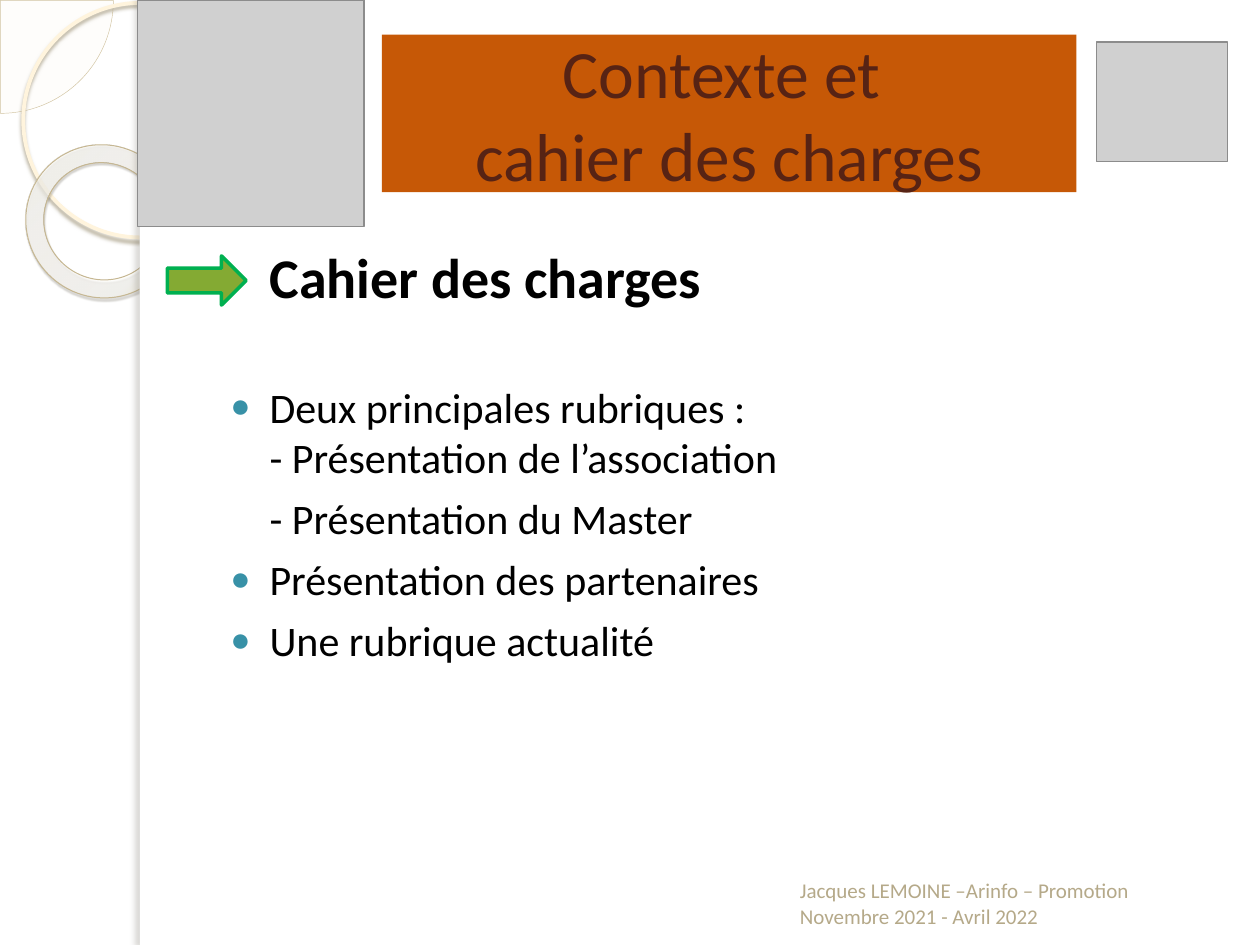
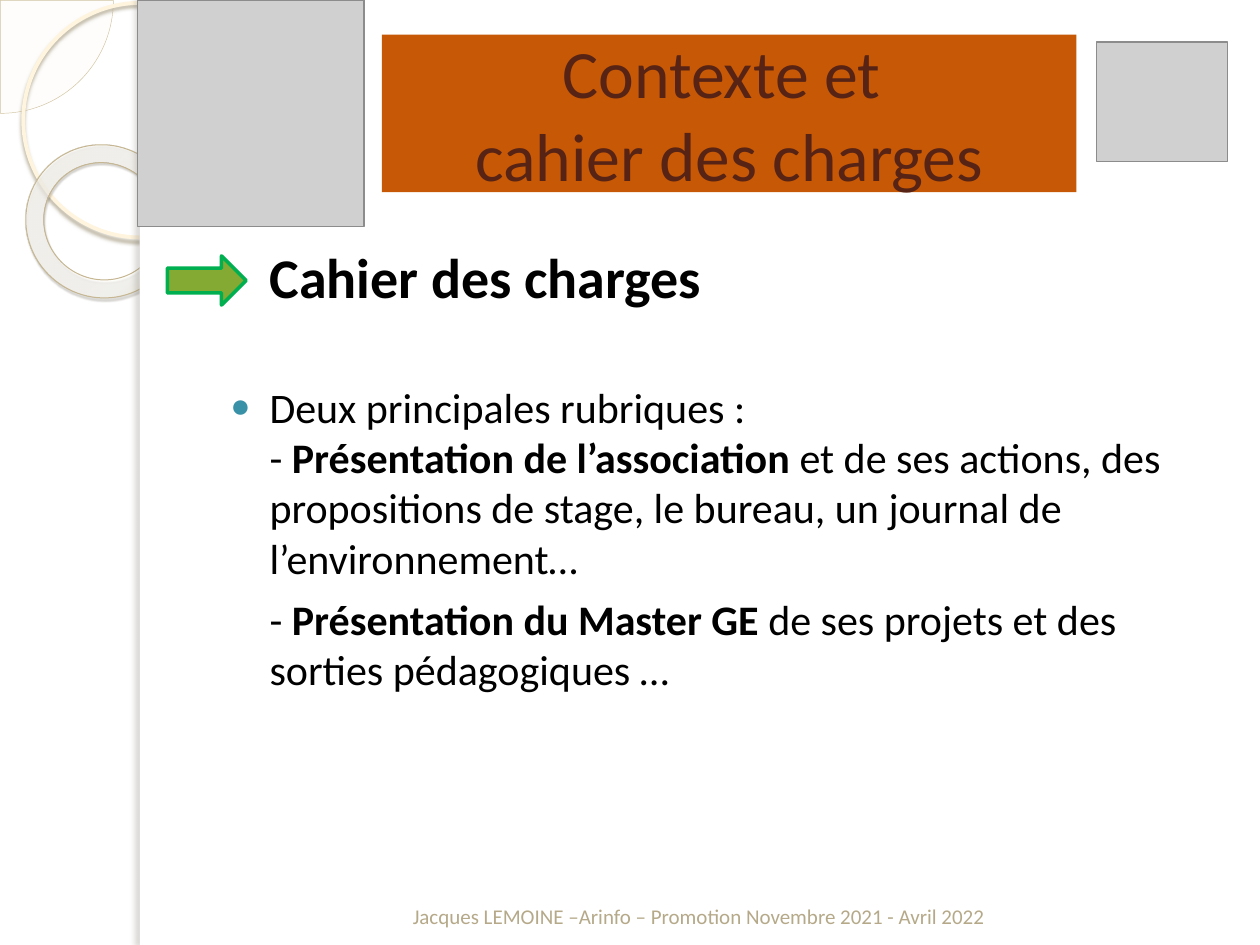
Before and after one commit to jacquesLemoine44/AssociationPaulGreen, a slide deck: slide 5 of DocumentationsProjet/Jacques.Lemoine-Présentation.pptx. Drawn at 1260x945 pixels with LibreOffice and Linux fonts; fonts in the diff are those of the drawing; grey boxes stand for pictures; background and template pictures are left out. Boxes give left, top, right and bottom in pixels: in the first picture for what was removed or moved away, otherwise in the second. Text is boxed around its words. In the diff, an @@ line names an element or a change of style, - is before the commit and + after.

```diff
--- a/DocumentationsProjet/Jacques.Lemoine-Présentation.pptx
+++ b/DocumentationsProjet/Jacques.Lemoine-Présentation.pptx
@@ text at (x1=270, y1=393, x2=1160, y2=693): text changed @@
-● Deux principales rubriques :
-  - Présentation de l’association
-- Présentation du Master
-● Présentation des partenaires
-● Une rubrique actualité
+● Deux principales rubriques :
+  - Présentation de l’association et de ses actions, des propositions de stage, le bureau, un journal de l’environnement…
+- Présentation du Master GE de ses projets et des sorties pédagogiques …
@@ text "Jacques LEMOINE –Arinfo – Promotion ..." moved from (x1=800, y1=883, x2=1128, y2=924) to (x1=413, y1=909, x2=984, y2=928) @@
@@ text "Jacques LEMOINE –Arinfo – Promotion ..." at (x1=413, y1=909, x2=984, y2=928): alignment left to centre @@
```
Also in this commit, not shown: 10 other slides changed, 17 slides added, 30 other files.
